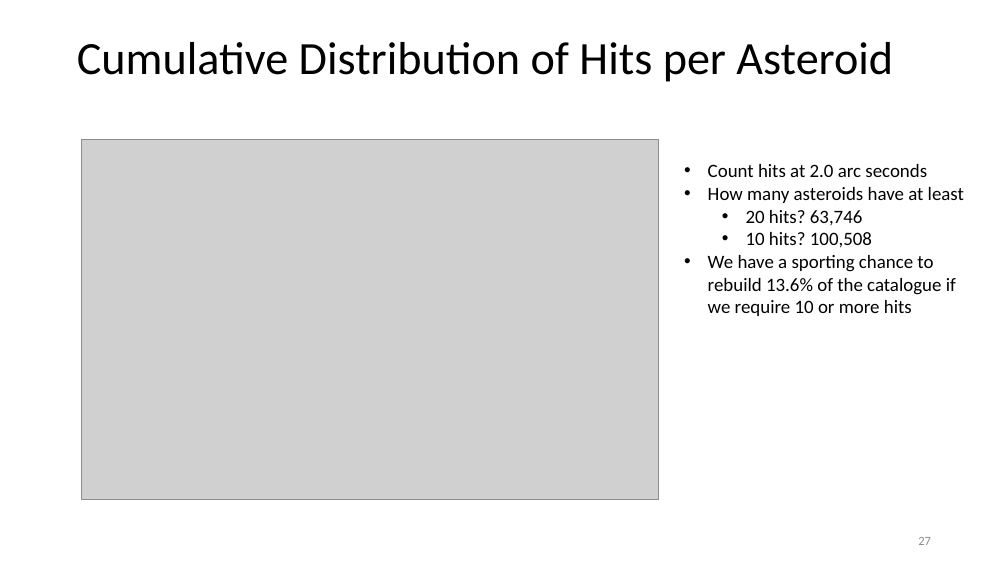
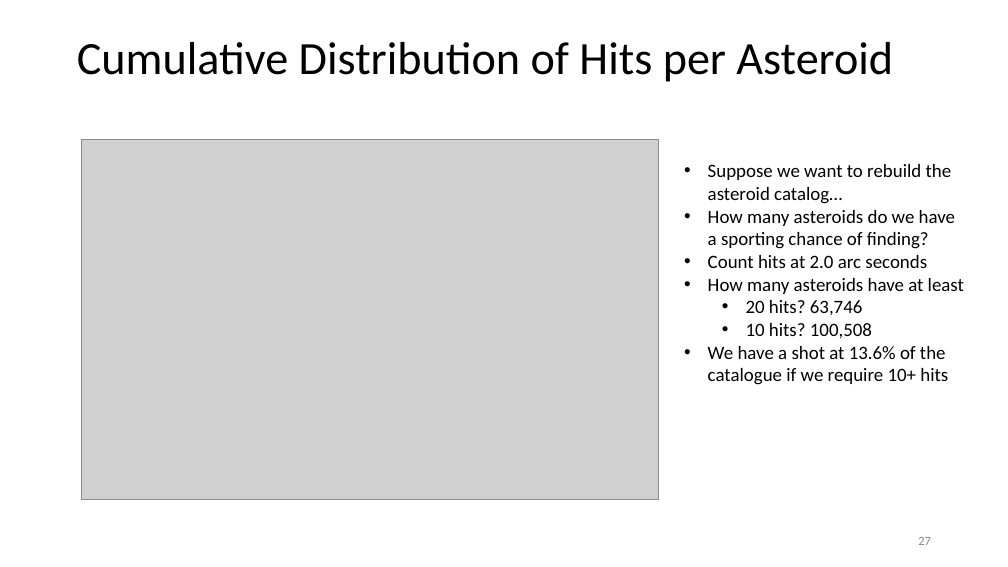
Before and after one commit to memanuel/kepler-sieve, a slide deck: slide 27 of thesis/kepler-sieve-slides.pptx. Drawn at 1008x567 pixels with LibreOffice and Linux fonts; fonts in the diff are those of the drawing; grey boxes stand for pictures. Boxes give left, top, right and bottom in pixels: in the first picture for what was removed or moved away, otherwise in the second. Text is boxed around its words. In the diff, an @@ line names an element or a change of style, - is before the commit and + after.

```diff
--- a/thesis/kepler-sieve-slides.pptx
+++ b/thesis/kepler-sieve-slides.pptx
@@ text at box(708, 164, 955, 249): paragraphs added @@
+• Suppose we want to rebuild the asteroid catalog…
+• How many asteroids do we have a sporting chance of finding?
@@ text at box(708, 346, 948, 385): text changed @@
-• We have a sporting chance to rebuild 13.6% of the catalogue if we require 10 or more hits
+• We have a shot at 13.6% of the catalogue if we require 10+ hits
```
Also in this commit, not shown: 20 other slides changed, 1 slide added, 1 other file.
